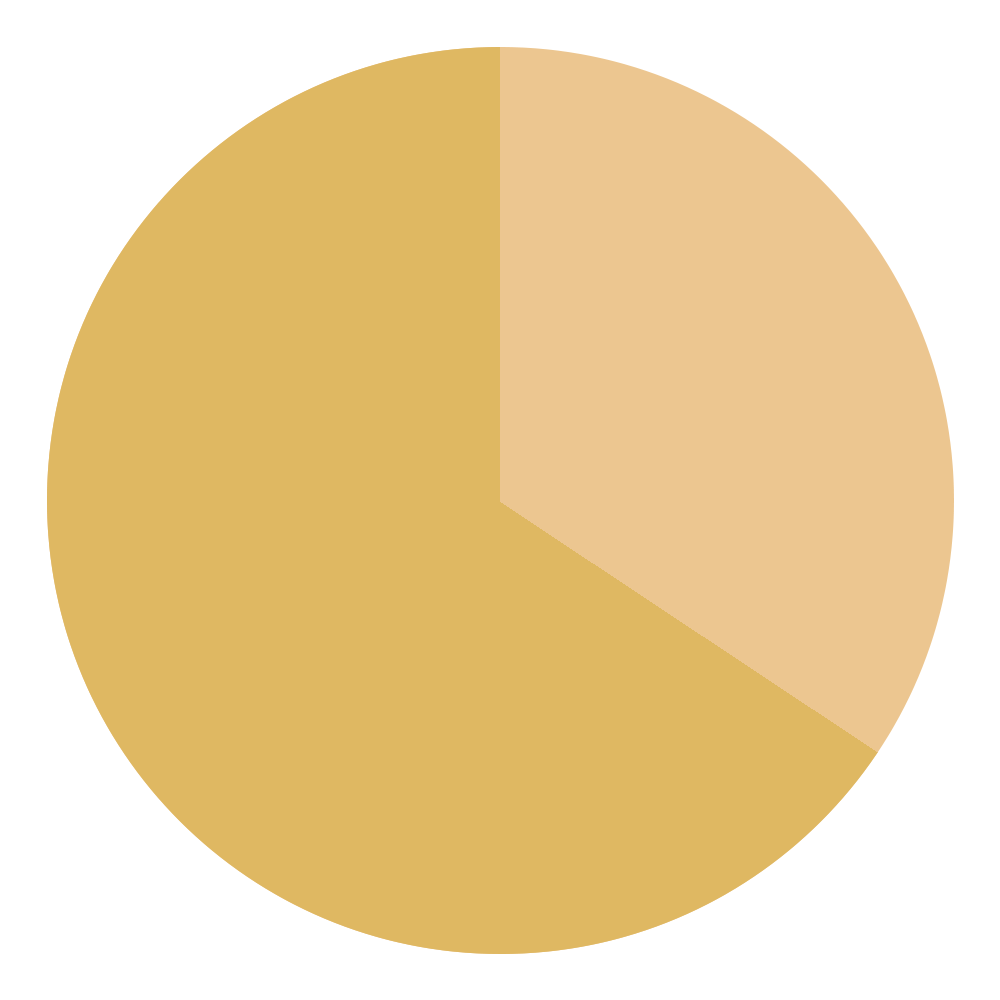
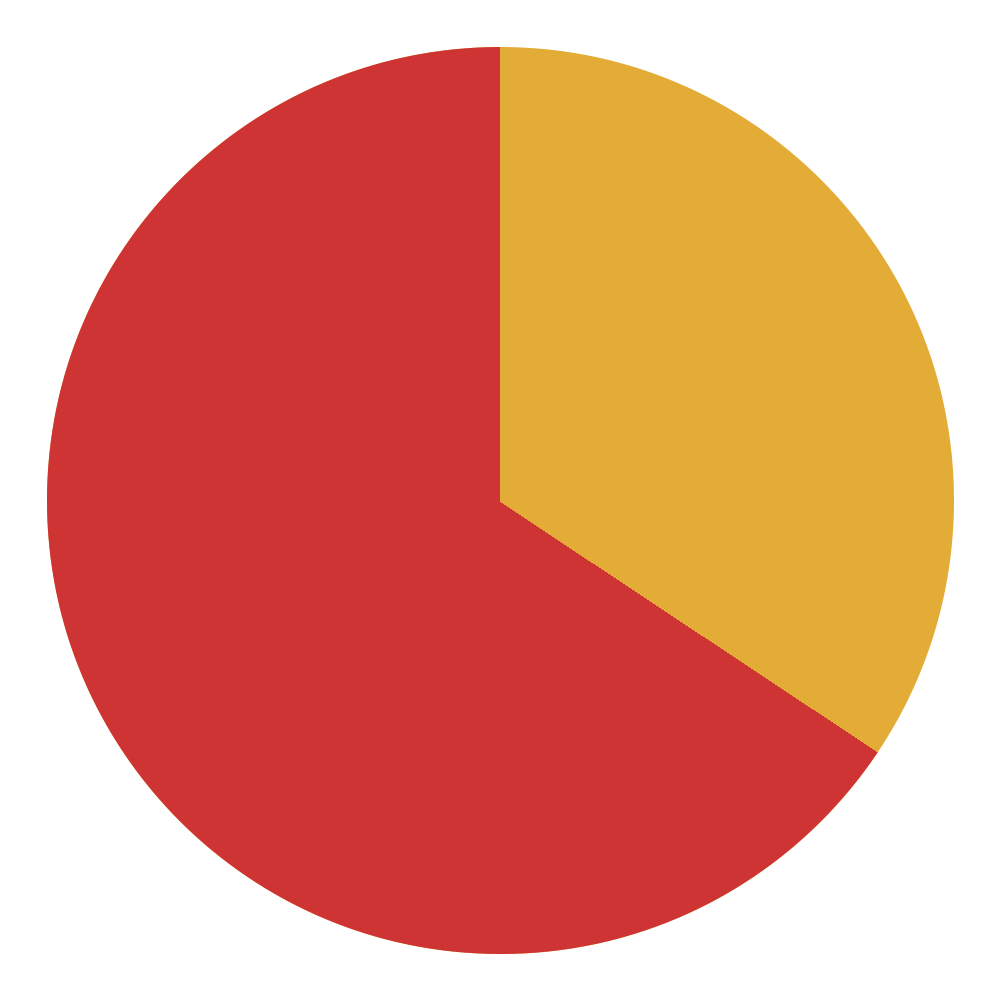
Layers edited between the first and the second (1000, 1000) image:
painted on "Ellipse 1 copie" over bbox(47, 47, 878, 954)
painted on "Ellipse 1" over bbox(47, 47, 954, 954)
